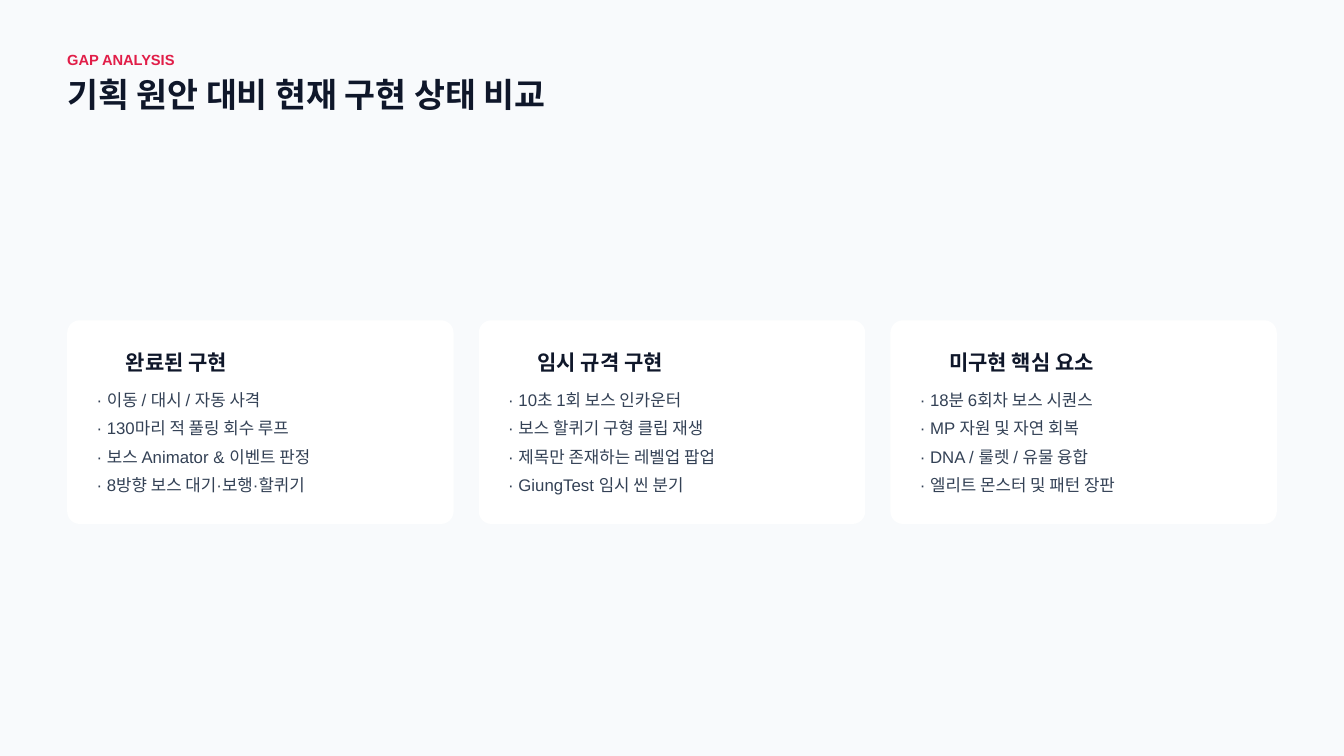
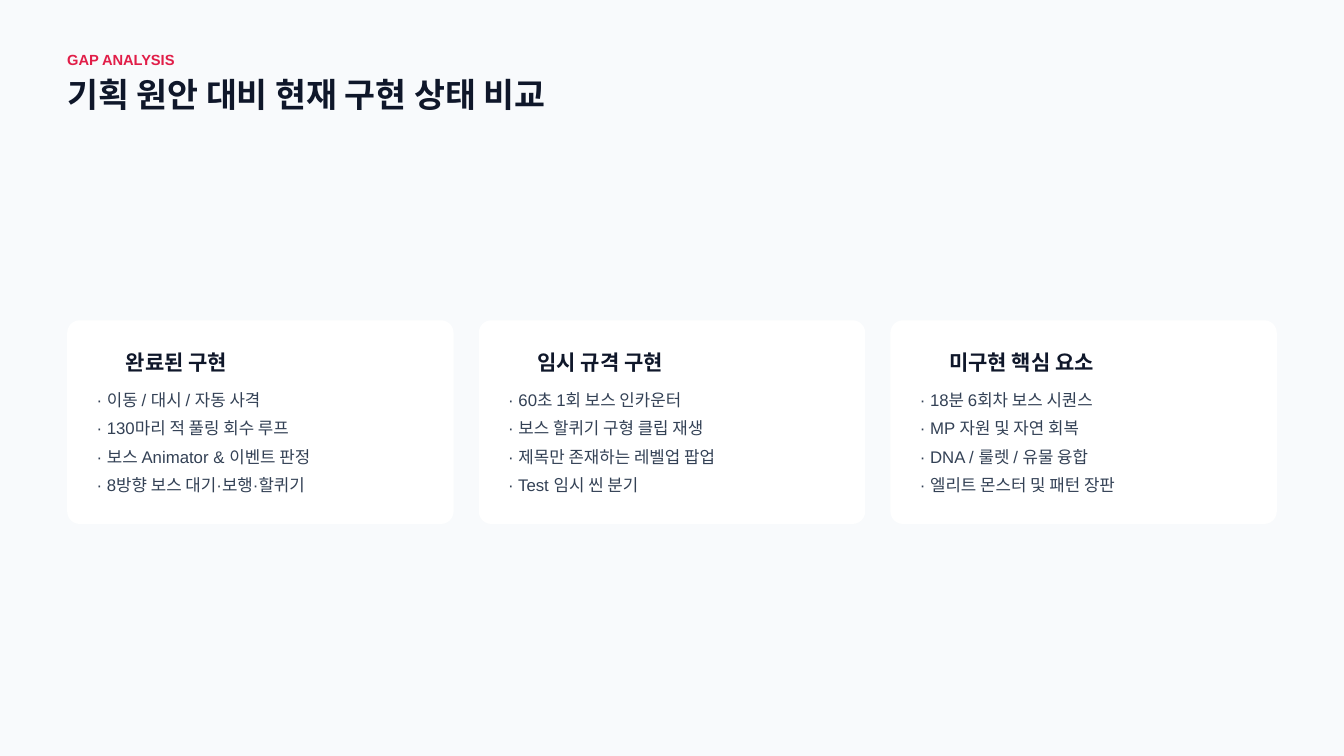
Before and after one commit to gitgiung/SBSAcademy_Team01, a slide deck: slide 11 of 좀비소울 프로젝트 개발 현황 보고.pptx (slide 10 before the commit). Drawn at 1344x756 pixels with LibreOffice and Linux fonts; fonts in the diff are those of the drawing; background and template pictures are left out. Boxes give left, top, right and bottom in pixels: in the first picture for what was removed or moved away, otherwise in the second. Text is boxed around its words. In the diff, an @@ line names an element or a change of style, - is before the commit and + after.

```diff
--- a/좀비소울 프로젝트 개발 현황 보고.pptx
+++ b/좀비소울 프로젝트 개발 현황 보고.pptx
@@ text at (518, 392, 681, 408): text changed @@
-· 10초 1회 보스 인카운터
+· 60초 1회 보스 인카운터
@@ text at (518, 477, 638, 493): text changed @@
-· GiungTest 임시 씬 분기
+· Test 임시 씬 분기
```
Also in this commit, not shown: 9 other slides changed, 1 slide added, 11 other files.
